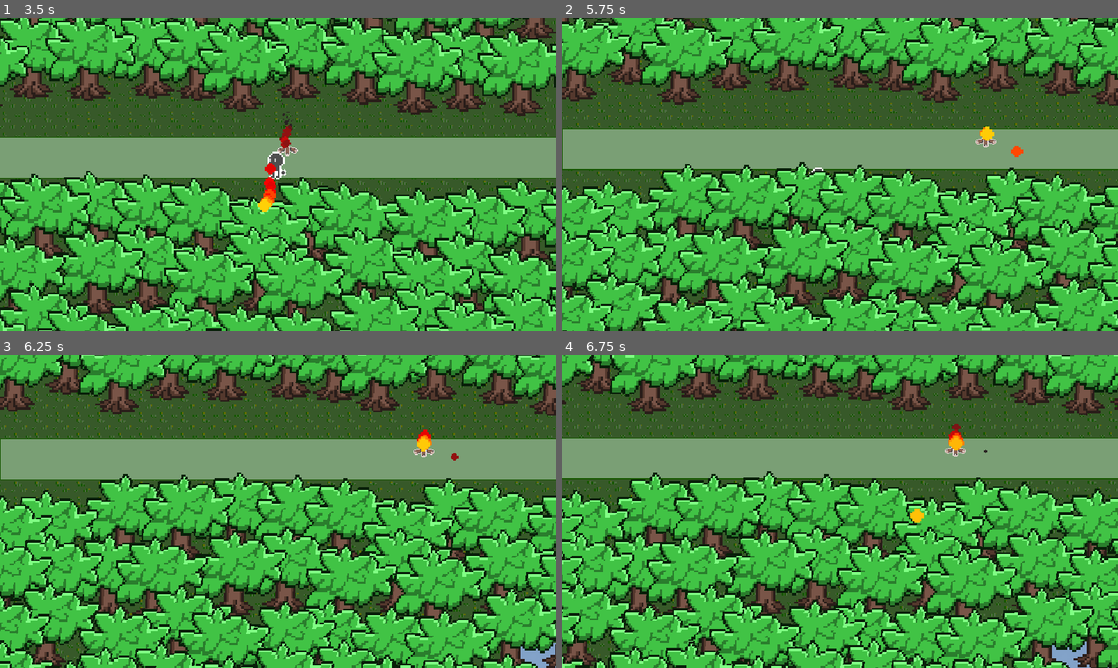
Above: before the commit, frames 1-4 (two rows, left to right).
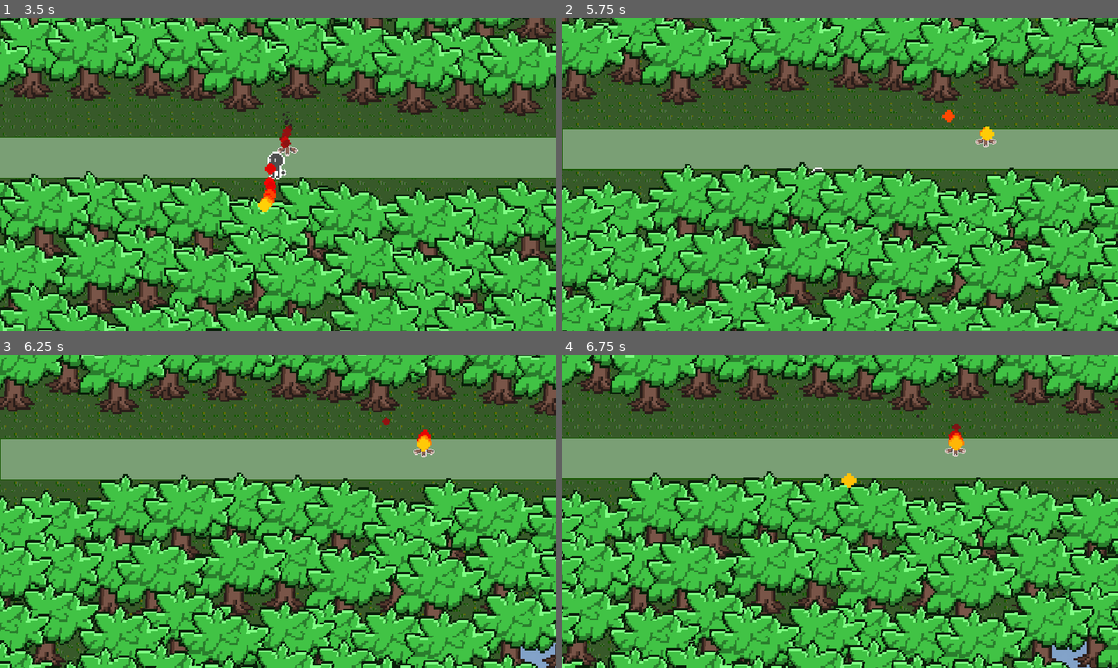
Above: after the commit, the same moments.

Repository: xharris/magicmissiles
Game: Godot game, scene res://levels/forest/forest.tscn
The game is run twice, just before and just after one commit, with the same random seed, the same clock (stepped at 60 frames per second) and the same inputs. This scene is started directly instead of the project's main scene.
Inputs (mouse positions are in pixels of both pictures, inside the frame that each line leads up to):
- Up to frame 1 (3.5 s): move the mouse to (400, 158) at 0.52 s; hold D (right) 0.53-1.28 s; click (400, 158) at 0.6 s; move the mouse to (166, 190) at 1.27 s; hold S (down) 1.28-2.03 s; right-click (166, 190) at 1.35 s; move the mouse to (333, 105) at 2.02 s; hold D (right) 2.03-2.78 s; click (333, 105) at 2.1 s; move the mouse to (250, 237) at 2.77 s; hold W (up) from 2.78 s (still down); right-click (250, 237) at 2.85 s
- Up to frame 2 (5.75 s): move the mouse to (1006, 221) at 3.52 s; release W (up) at 3.53 s; hold A (left) 3.53-5.03 s; click (1006, 221) at 3.6 s; move the mouse to (673, 127) at 4.27 s; right-click (673, 127) at 4.35 s; move the mouse to (867, 174) at 5.02 s; hold S (down) from 5.03 s (still down); click (867, 174) at 5.1 s
- Up to frame 3 (6.25 s): move the mouse to (194, 433) at 5.77 s; release S (down) at 5.78 s; hold D (right) from 5.78 s (still down); right-click (194, 433) at 5.85 s
- Up to frame 4 (6.75 s): move the mouse to (962, 495) at 6.52 s; release D (right) at 6.53 s; hold W (up) from 6.53 s (still down); click (962, 495) at 6.6 s

Frame 1 is identical in both runs. In frame 2, 0.1% of the frame differs, in the area x 68-83%, y 29-45%; in frame 3, less than 0.1%; in frame 4, 0.2%, in the area x 50-77%, y 19-54%.

Commit message:
bugfix where not pointing wand breaks transfers

Diff:
--- a/components/context_node/context_node.gd
+++ b/components/context_node/context_node.gd
@@ -34,10 +34,13 @@
 ## config to use if node were to be transfered
 var transfer_config: TransferConfig
 
-## TODO why do I need this?
 func duplicate(dupe_node: bool = false) -> ContextNode:
     var dupe = ContextNode.new()
     if dupe_node:
+        # Check if node is still valid before accessing it
+        if not is_instance_valid(node):
+            _log.warn("Cannot duplicate freed node")
+            return null
         if node.has_method("clone"):
             dupe.node = node.call("clone")
         else:
@@ -64,10 +67,11 @@
     return dupe
 
 func _to_string() -> String:
-    return "node=%s, actor_ctrl=%s, hurtbox=%s, status_ctrl=%s, vfx=%s, character=%s, visual_node=%s, faction=%s, sense=%s transfer=%s (%s)" % [
+    return "node=%s, actor_ctrl=%s, hurtbox=%s, on_hit=%s, status_ctrl=%s, vfx=%s, character=%s, visual_node=%s, faction=%s, sense=%s transfer=%s (%s)" % [
         node,
         actor_ctrl != null,
         hurtbox != null,
+        on_hit != null,
         status_ctrl != null,
         vfx != null,
         character != null,
--- a/components/status_effect_ctrl/on_hit/on_hit.gd
+++ b/components/status_effect_ctrl/on_hit/on_hit.gd
@@ -10,7 +10,7 @@
 var source: Node2D
 @export var status_effects: Array[StatusEffect]
 
-var _log = Logs.new("on_hit")
+var _log = Logs.new("on_hit")#, Logs.Level.DEBUG)
 var _clearing = false
 var _body_entered: Array[Node2D]
 
@@ -24,14 +24,13 @@
         return
     context()
     if disabled:
-        NodeUtil.disable(self)
+        _log.debug("disabled %s" % [get_path()])
+        process_mode = Node.PROCESS_MODE_DISABLED
         _body_entered.clear()
-        monitorable = false
-        monitoring = false
     else:
+        _log.debug("enabled %s" % [get_path()])
+        process_mode = Node.PROCESS_MODE_INHERIT
         NodeUtil.enable(self)
-        monitorable = true
-        monitoring = true
 
 func _ready() -> void:
     area_entered.connect(_on_hit)
--- a/components/transfer_container/transfer.gd
+++ b/components/transfer_container/transfer.gd
@@ -26,7 +26,7 @@
             return 0
         return _t / config.duration
 
-var _log = Logs.new("transfer", Logs.Level.DEBUG)
+var _log = Logs.new("transfer")#, Logs.Level.DEBUG)
 var _t: float = 0
 var _done: bool = false
 
--- a/components/transfer_container/transfer_container.gd
+++ b/components/transfer_container/transfer_container.gd
@@ -1,6 +1,7 @@
 extends Node2D
 class_name TransferContainer
 
+signal transfer_started(transf: Transfer)
 signal added(ctx: ContextNode)
 
 @export var replenish_after: float = -1
@@ -32,7 +33,7 @@
 ## Returns true if succesful
 func add(ctx: ContextNode) -> bool:
     var already_added = has(ctx)
-    if is_full or not enabled or already_added:
+    if is_full or already_added:
         _log.debug("cannot add: %s" % [{
             "is_full": is_full,
             "enabled": enabled,
@@ -41,6 +42,7 @@
         return false
     _log.debug("add %s to %s" % [ctx, get_path()])
     # reparent to me
+    ctx.node.hide()
     if not is_ancestor_of(ctx.node):
         if ctx.node.get_parent():
             _log.debug("reparent to me")
@@ -49,6 +51,7 @@
             _log.debug("add as child")
             add_child(ctx.node)
     ctx.node.global_position = global_position
+    ctx.node.show()
     _nodes.append(ctx)
     added.emit(ctx)
     return true
@@ -72,6 +75,7 @@
             "to_is_full": to.is_full,
             "is_me": to == self,
             "enabled": enabled,
+            "from": get_path(),
             "to": to.get_path(),
         })
         return
@@ -83,6 +87,8 @@
     var transf = Transfer.create(self, to, config, ctx)
     _transfer_count += 1
     to._transfer_count += 1
+    to.transfer_started.emit(transf)
+    transfer_started.emit(transf)
     transf.done.connect(_transfer_done.bind(transf))
 
 func _process(delta: float) -> void:
--- a/entities/actor/actor.gd
+++ b/entities/actor/actor.gd
@@ -104,6 +104,7 @@
             arms.transfer_container.add(magic.context())
         NodeUtil.reconnect_str(arms, "wand_pointing", _wand_pointing)
         NodeUtil.reconnect_str(arms.transfer_container, "added", _arms_transfer_added)
+        NodeUtil.reconnect_str(arms.transfer_container, "transfer_started", _arms_transfer_started)
     if is_visible_in_tree():
         context()
 
@@ -164,7 +165,13 @@
 func _arms_transfer_added(ctx: ContextNode):
     var node = ctx.node
     if node is Magic:
+        node.on_hit.disabled = true
         node.source = self
+
+func _arms_transfer_started(transf: Transfer):
+    var node = transf.ctx.node
+    if transf.ctx.on_hit:
+        transf.ctx.on_hit.disabled = true
 
 func _on_primary():
     # get node from wand
@@ -175,10 +182,14 @@
         return
     # move a node out of the container
     var ctx: ContextNode = nodes.pick_random()
+    var parent = get_parent()
+    if not parent is Node2D:
+        return
     arms.transfer_container.remove(ctx, get_parent())
     # activate magic effects/hitbox
     var node = ctx.node
     if node is Magic:
+        node.on_hit.disabled = false
         node.activate()
     # get start position
     var char = ctx.character
--- a/entities/campfire/campfire.tscn
+++ b/entities/campfire/campfire.tscn
@@ -10,14 +10,7 @@
 [ext_resource type="Script" uid="uid://nsiup7qrd3ha" path="res://components/status_effect_ctrl/status_effect.gd" id="5_4biq1"]
 [ext_resource type="Resource" uid="uid://dqxa14xhfws2h" path="res://resources/magic_configs/fire/burn_tick.tres" id="6_eb2i3"]
 [ext_resource type="Texture2D" uid="uid://dqhtk4m28vi16" path="res://entities/campfire/campfire.png" id="6_u22cf"]
-[ext_resource type="Shader" uid="uid://csqbe3n88yk4u" path="res://resources/magic_configs/fire/vfx/burning.gdshader" id="6_uf2kd"]
 [ext_resource type="PackedScene" uid="uid://bxm55vrlk1q2q" path="res://components/vfx/vfx.tscn" id="7_uf2kd"]
-[ext_resource type="Resource" uid="uid://bon7jj71vdlol" path="res://resources/magic_configs/fire/vfx/fire.tres" id="8_8fgpv"]
-
-[sub_resource type="ShaderMaterial" id="ShaderMaterial_6ksai"]
-shader = ExtResource("6_uf2kd")
-shader_parameter/size = 2.0
-shader_parameter/camera_zoom = 1.0
 
 [sub_resource type="CircleShape2D" id="CircleShape2D_u78hh"]
 radius = 32.0
@@ -33,19 +26,18 @@
 scale = Vector2(2, 2)
 texture = ExtResource("6_u22cf")
 
-[node name="Vfx" parent="Visual" unique_id=1834655722 node_paths=PackedStringArray("node") instance=ExtResource("7_uf2kd")]
+[node name="Vfx" parent="Visual" unique_id=1834655722 instance=ExtResource("7_uf2kd")]
 visible = false
-material = SubResource("ShaderMaterial_6ksai")
-config = ExtResource("8_8fgpv")
-node = NodePath("..")
+position = Vector2(-28.690157, -41.22542)
 
 [node name="TransferContainer" parent="." unique_id=1635864967 instance=ExtResource("2_kexml")]
 unique_name_in_owner = true
 replenish_after = 2.0
 capacity = 1
 
-[node name="Magic" parent="TransferContainer" unique_id=398745343 instance=ExtResource("3_tlog8")]
+[node name="Magic" parent="TransferContainer" unique_id=398745343 node_paths=PackedStringArray("source") instance=ExtResource("3_tlog8")]
 configs = Array[ExtResource("3_6ksai")]([ExtResource("3_5c6lx")])
+source = NodePath("../..")
 
 [node name="OnHit" parent="." unique_id=960088501 instance=ExtResource("4_jvgcx")]
 unique_name_in_owner = true
--- a/entities/magic/magic.gd
+++ b/entities/magic/magic.gd
@@ -14,14 +14,10 @@
 @onready var status_effect_ctrl: StatusEffectCtrl = %StatusEffectCtrl
 @onready var vfx: Vfx = %Vfx
 @onready var visual: CanvasGroup = %Vfx
-@onready var sprite: Sprite2D = %Sprite2D
+#@onready var sprite: Sprite2D = %Sprite2D
 
 @export var configs: Array[MagicConfig]
 @export var source: Node2D
-
-var transfering: bool = false:
-    set(v):
-        transfering = v
 
 var _log = Logs.new("magic")#, Logs.Level.DEBUG)
 
@@ -41,7 +37,6 @@
 
 ## NOTE must be called when used as a projectile
 func activate():
-    on_hit.disabled = false
     for config in configs:
         for effect in config.on_ready_effects:
             # create context
@@ -50,7 +45,7 @@
             ctx.me = ContextNode.use(self)
             ctx.me.status_ctrl = status_effect_ctrl
             ctx.me.vfx = vfx
-            ctx.me.visual_node = %Sprite2D
+            ctx.me.visual_node = vfx
             # add source
             ctx.source = ContextNode.use(source)
             # add target (also me)
@@ -75,6 +70,7 @@
     update()
 
 func _on_hit(body: Node2D):
+    _log.debug("hit %s" % [body])
     # remove non-piercing effects (deferred so hurtbox can process the hit first)
     _remove_non_piercing.call_deferred()
 
@@ -96,12 +92,12 @@
         var config: MagicConfig = configs.back() if not configs.is_empty() else null
         vfx.config = config.vfx if config else null
 
-    if sprite:
-        var hide_sprite = false
-        for config in configs:
-            if config.hide_sprite:
-                hide_sprite = true
-        if hide_sprite:
-            sprite.hide()
-        else:
-            sprite.show()
+    #if sprite:
+        #var hide_sprite = false
+        #for config in configs:
+            #if config.hide_sprite:
+                #hide_sprite = true
+        #if hide_sprite:
+            #sprite.hide()
+        #else:
+            #sprite.show()
--- a/entities/magic/magic.tscn
+++ b/entities/magic/magic.tscn
@@ -15,7 +15,6 @@
 
 [node name="OnHit" parent="." unique_id=856622931 instance=ExtResource("2_61irk")]
 unique_name_in_owner = true
-disabled = true
 
 [node name="CollisionShape2D" type="CollisionShape2D" parent="OnHit" unique_id=2004984343]
 shape = SubResource("CircleShape2D_1bg2c")
@@ -23,6 +22,6 @@
 [node name="StatusEffectCtrl" parent="." unique_id=850064587 instance=ExtResource("4_t1fop")]
 unique_name_in_owner = true
 
-[node name="Vfx" parent="." unique_id=759915545 node_paths=PackedStringArray("node") instance=ExtResource("5_1bg2c")]
+[node name="Vfx" parent="." unique_id=759915545 instance=ExtResource("5_1bg2c")]
 unique_name_in_owner = true
-node = NodePath("..")
+position = Vector2(-85.57824, -39.206844)
